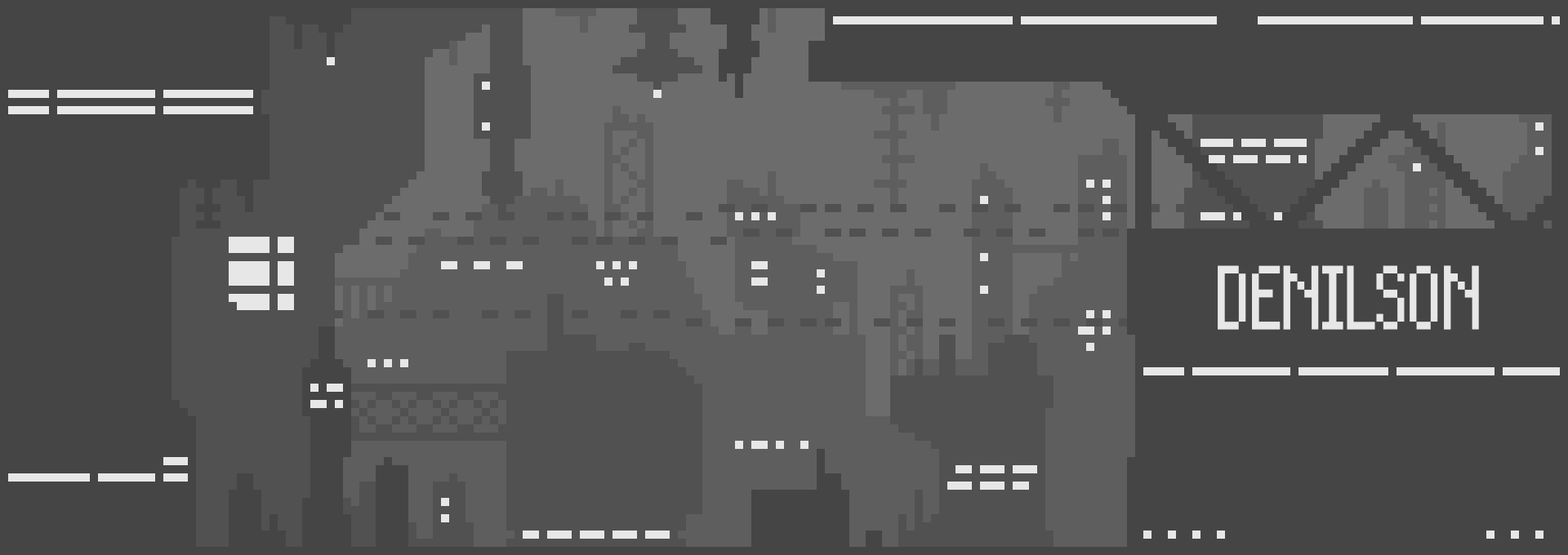
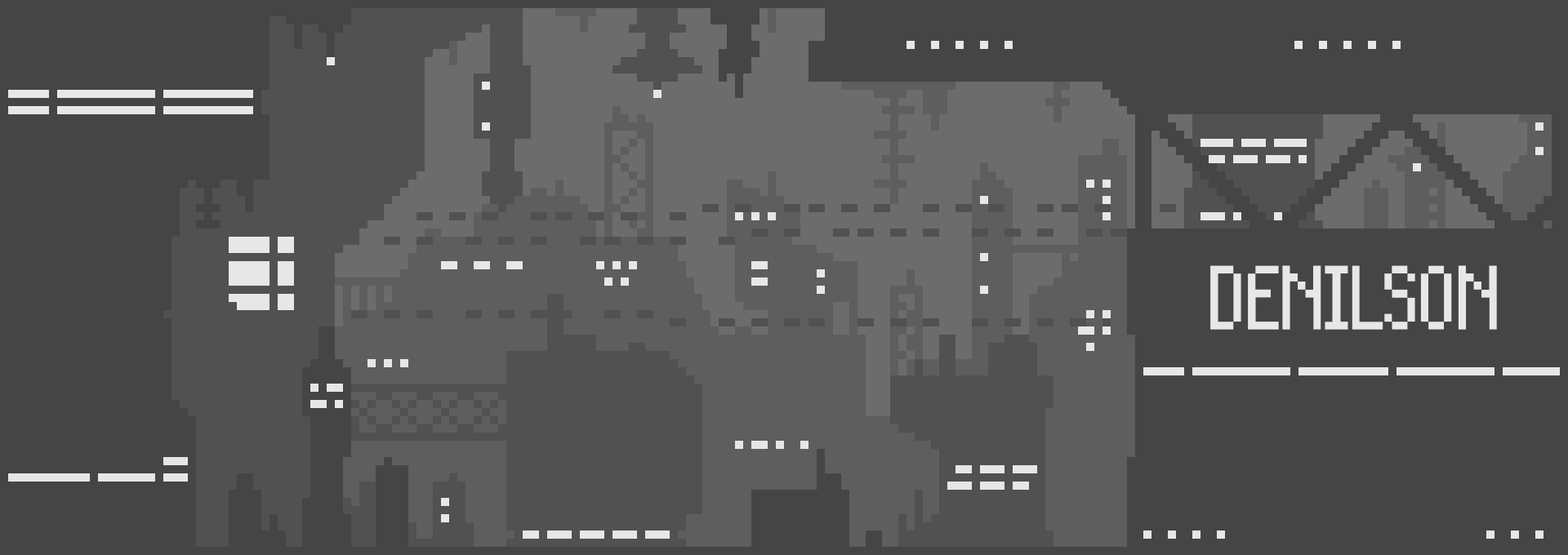
Before/after of a 1568x555 layered artwork. What changed in the layer stack:
painted on "Paint Layer 1" over [163, 204, 1185, 327]
painted on "Background" over [163, 16, 1560, 330]
